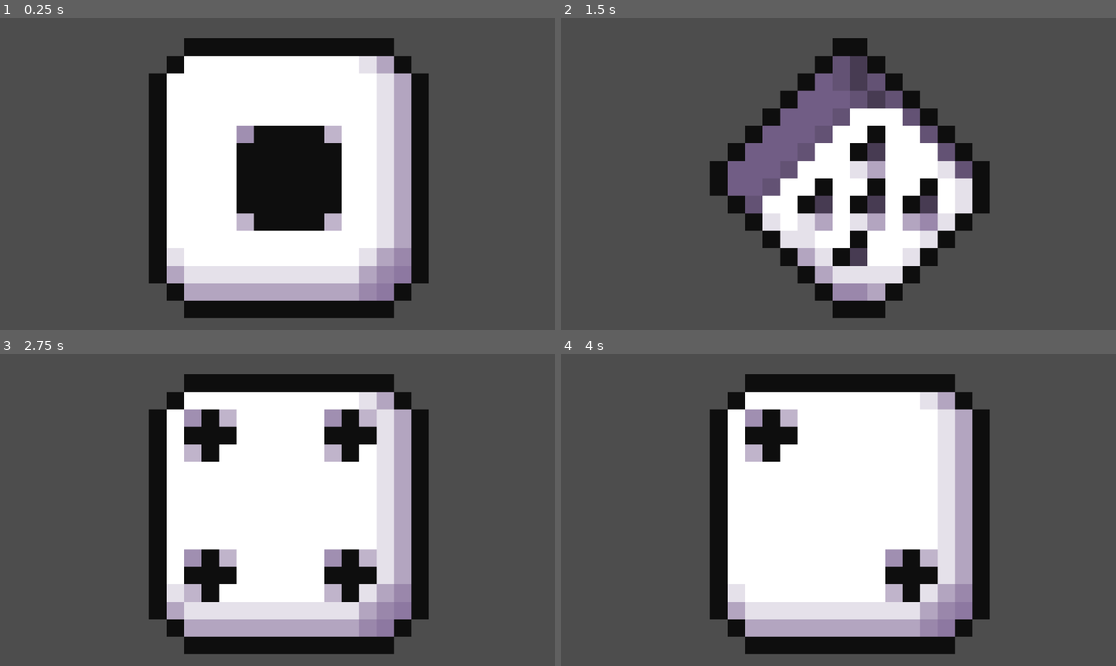
Above: before the commit, frames 1-4 (two rows, left to right).
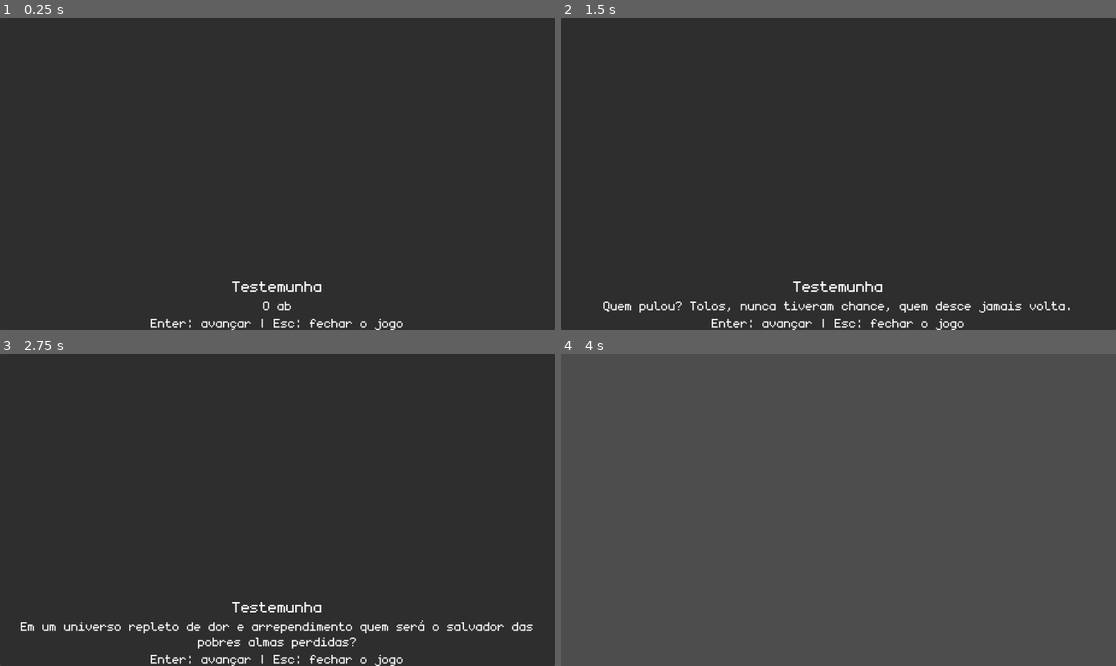
Above: after the commit, the same moments.

Repository: Matheus-Nogueira1/PelequeticosClube
Game: Godot game, scene res://screens/caixa-dialogo.tscn
Two runs of this game, one before a commit and one after it. Both use one fixed random seed, a clock stepped at 60 frames per second and the inputs below. Before the commit the project starts from res://screens/rolagem-dado.tscn.
Inputs (mouse positions are in pixels of both pictures, inside the frame that each line leads up to):
- Up to frame 1 (0.25 s): no input
- Up to frame 2 (1.5 s): tap Enter (ui_accept) at 0.5, 1.35 s; move the mouse to (849, 177) at 0.52 s; hold Right (ui_right) 0.53-1.28 s; hold Enter (ui_accept) 0.53-1.28 s; click (849, 177) at 0.67 s; move the mouse to (727, 189) at 1.27 s; hold Down (ui_down) from 1.28 s (still down)
- Up to frame 3 (2.75 s): tap Enter (ui_accept) at 1.52, 1.82, 2 s; move the mouse to (333, 441) at 2.02 s; release Down (ui_down) at 2.03 s; hold Right (ui_right) from 2.03 s (still down); hold Enter (ui_accept) from 2.03 s (still down)
- Up to frame 4 (4 s): move the mouse to (810, 572) at 2.77 s; release Right (ui_right) at 2.78 s; release Enter (ui_accept) at 2.78 s; hold Up (ui_up) 2.78-3.53 s; tap Enter (ui_accept) at 2.85, 3.02, 3.32 s; click (810, 572) at 2.92 s; move the mouse to (1005, 556) at 3.52 s; hold Left (ui_left) from 3.53 s (still down); hold Enter (ui_accept) from 3.53 s (still down)

The runs differ from the first frame. In frame 1, 99% of the frame differs, in the area x 0-100%, y 0-100%; in frame 2, 99%; in frame 3, 99%; in frame 4, 43%.

Commit message:
Yesyesyes Dialogo inicio
começo do dialogo (codigo) ja da pra deixar salvo aqui no dialogos.gd separando certinho

Diff:
--- a/ascencaozeta-pelequeta/project.godot
+++ b/ascencaozeta-pelequeta/project.godot
@@ -11,8 +11,12 @@
 [application]
 
 config/name="PelequinhoDados"
-run/main_scene="uid://cckmocpmkwsuy"
+run/main_scene="uid://c5sihykxqh5xb"
 config/features=PackedStringArray("4.6", "GL Compatibility")
+
+[autoload]
+
+Dialogos="*uid://btw5b6vlkuhxx"
 
 [physics]
 
--- /dev/null
+++ b/ascencaozeta-pelequeta/screens/caixa-dialogo.tscn
@@ -0,0 +1,60 @@
+[gd_scene format=3 uid="uid://c5sihykxqh5xb"]
+
+[ext_resource type="Script" uid="uid://ptf62uq2kbbb" path="res://scripts/caixa-dialogo.gd" id="1_oaadf"]
+[ext_resource type="LabelSettings" uid="uid://ch5kik1mpjmso" path="res://new_label_settings.tres" id="2_hr3nd"]
+[ext_resource type="FontFile" uid="uid://d07vpj0lfm57h" path="res://fonts/monogram-extended.ttf" id="3_d66od"]
+
+[sub_resource type="LabelSettings" id="LabelSettings_hr3nd"]
+font = ExtResource("3_d66od")
+font_size = 40
+
+[node name="Control" type="Control" unique_id=451950101]
+layout_mode = 3
+anchors_preset = 15
+anchor_right = 1.0
+anchor_bottom = 1.0
+grow_horizontal = 2
+grow_vertical = 2
+
+[node name="CaixaDialogo" type="Control" parent="." unique_id=1996844437]
+layout_mode = 1
+anchors_preset = 15
+anchor_right = 1.0
+anchor_bottom = 1.0
+grow_horizontal = 2
+grow_vertical = 2
+script = ExtResource("1_oaadf")
+
+[node name="PanelContainer" type="PanelContainer" parent="CaixaDialogo" unique_id=1896840329]
+layout_mode = 1
+anchors_preset = 15
+anchor_right = 1.0
+anchor_bottom = 1.0
+grow_horizontal = 2
+grow_vertical = 2
+
+[node name="MarginContainer" type="MarginContainer" parent="CaixaDialogo/PanelContainer" unique_id=1620628418]
+layout_mode = 2
+
+[node name="VBoxContainer" type="VBoxContainer" parent="CaixaDialogo/PanelContainer/MarginContainer" unique_id=1075610655]
+layout_mode = 2
+alignment = 2
+
+[node name="NomeLabel" type="Label" parent="CaixaDialogo/PanelContainer/MarginContainer/VBoxContainer" unique_id=1652803143]
+layout_mode = 2
+theme_override_font_sizes/font_size = 40
+label_settings = ExtResource("2_hr3nd")
+horizontal_alignment = 1
+
+[node name="TextoLabel" type="RichTextLabel" parent="CaixaDialogo/PanelContainer/MarginContainer/VBoxContainer" unique_id=1376247949]
+layout_mode = 2
+theme_override_fonts/normal_font = ExtResource("3_d66od")
+theme_override_font_sizes/normal_font_size = 40
+horizontal_alignment = 1
+
+[node name="DicaLabel" type="Label" parent="CaixaDialogo/PanelContainer/MarginContainer/VBoxContainer" unique_id=402366517]
+layout_mode = 2
+theme_override_fonts/font = ExtResource("3_d66od")
+theme_override_font_sizes/font_size = 40
+label_settings = SubResource("LabelSettings_hr3nd")
+horizontal_alignment = 1
--- /dev/null
+++ b/ascencaozeta-pelequeta/scripts/caixa-dialogo.gd
@@ -0,0 +1,112 @@
+extends Control
+
+@onready var nome_label: Label = get_node_or_null("PanelContainer/MarginContainer/VBoxContainer/NomeLabel")
+@onready var texto_label: RichTextLabel = get_node_or_null("PanelContainer/MarginContainer/VBoxContainer/TextoLabel")
+@onready var dica_label: Label = get_node_or_null("PanelContainer/MarginContainer/VBoxContainer/DicaLabel")
+
+var falas: Array = []
+var indice_atual: int = 0
+var escrevendo: bool = false
+var ativo: bool = false
+var velocidade: float = 0.05
+var pular_escrita: bool = false
+
+func _ready() -> void:
+	print("CaixaDialogo pronta")
+
+	if nome_label == null or texto_label == null or dica_label == null:
+		push_error("Um ou mais nodes da caixa não foram encontrados.")
+		return
+
+	visible = true
+	texto_label.scroll_active = false
+	texto_label.fit_content = true
+	dica_label.text = "Enter: avançar | Esc: fechar o jogo"
+
+	await get_tree().process_frame
+	iniciar_dialogo("intro")
+
+func iniciar_dialogo(id_dialogo: String) -> void:
+	print("Abrindo diálogo:", id_dialogo)
+
+	if not has_node("/root/Dialogos"):
+		push_error("Autoload 'Dialogos' não encontrado.")
+		return
+
+	var dialogos = get_node("/root/Dialogos")
+	falas = dialogos.get_conversa(id_dialogo)
+
+	if falas.is_empty():
+		print("Diálogo vazio.")
+		fechar_dialogo()
+		return
+
+	indice_atual = 0
+	ativo = true
+	visible = true
+	_mostrar_fala_atual()
+
+func _unhandled_input(event: InputEvent) -> void:
+	if event.is_action_pressed("ui_cancel"):
+		get_tree().quit()
+		return
+
+	if not ativo:
+		return
+
+	if event.is_action_pressed("ui_accept"):
+		if escrevendo:
+			pular_escrita = true
+		else:
+			_avancar_dialogo()
+
+func _mostrar_fala_atual() -> void:
+	if indice_atual < 0 or indice_atual >= falas.size():
+		fechar_dialogo()
+		return
+
+	var fala: Dictionary = falas[indice_atual]
+	nome_label.text = String(fala.get("speaker", ""))
+	await _escrever_texto(String(fala.get("text", "")))
+
+func _escrever_texto(texto: String) -> void:
+	escrevendo = true
+	pular_escrita = false
+	texto_label.text = ""
+
+	for i in range(texto.length()):
+		if pular_escrita:
+			texto_label.text = texto
+			break
+
+		texto_label.text = texto.substr(0, i + 1)
+
+		var caractere: String = texto.substr(i, 1)
+		var pausa: float = velocidade
+
+		if caractere == "." or caractere == "!" or caractere == "?":
+			pausa += 0.20
+		elif caractere == "," or caractere == ":" or caractere == ";":
+			pausa += 0.10
+
+		await get_tree().create_timer(pausa).timeout
+
+	escrevendo = false
+	pular_escrita = false
+
+func _avancar_dialogo() -> void:
+	indice_atual += 1
+
+	if indice_atual >= falas.size():
+		fechar_dialogo()
+		return
+
+	_mostrar_fala_atual()
+
+func fechar_dialogo() -> void:
+	ativo = false
+	escrevendo = false
+	pular_escrita = false
+	visible = false
+	falas.clear()
+	indice_atual = 0
--- /dev/null
+++ b/ascencaozeta-pelequeta/scripts/dialogos.gd
@@ -0,0 +1,28 @@
+extends Node
+
+const CONVERSAS: Dictionary = {
+	"intro": [
+		{"speaker": "Testemunha", "text": "O abismo não grita, ele sussurra."},
+		{"speaker": "Testemunha", "text": "Quem pulou? Tolos, nunca tiveram chance, quem desce jamais volta."},
+		{"speaker": "Testemunha", "text": "Na morte, uma esperança, o brilho das chamas no meio de um lugar sombrio.."},
+		{"speaker": "Testemunha", "text": "Em um universo repleto de dor e arrependimento quem será o salvador das pobres almas perdidas?"},
+		{"speaker": "Testemunha", "text": "Aqueles que possuem o fogo terão sua glória."}
+	],
+	"DonMaldade-inicio": [
+		{"speaker": "Testemunha", "text": "Escolham as regiões que vão arriscar."},
+		{"speaker": "Testemunha", "text": "Quando confirmarem, os dados vão rolar."}
+	],
+	"Mob-inicio": [
+		{"speaker": "Testemunha", "text": "Escolham as regiões que vão arriscar."},
+		{"speaker": "Testemunha", "text": "Quando confirmarem, os dados vão rolar."}
+	],
+	"Escolhido-inicio": [
+		{"speaker": "Testemunha", "text": "Escolham as regiões que vão arriscar."},
+		{"speaker": "Testemunha", "text": "Quando confirmarem, os dados vão rolar."}
+	],
+}
+
+func get_conversa(id: String) -> Array:
+	if not CONVERSAS.has(id):
+		return []
+	return CONVERSAS[id].duplicate(true)
Not shown, added: ascencaozeta-pelequeta/scripts/caixa-dialogo.gd.uid
Not shown, added: ascencaozeta-pelequeta/scripts/dialogos.gd.uid
Not shown, added: ascencaozeta-pelequeta/screens/caixa-dialogo.tscn2509674460.tmp
Not shown, added: ascencaozeta-pelequeta/screens/caixa-dialogo.tscn2520708990.tmp
